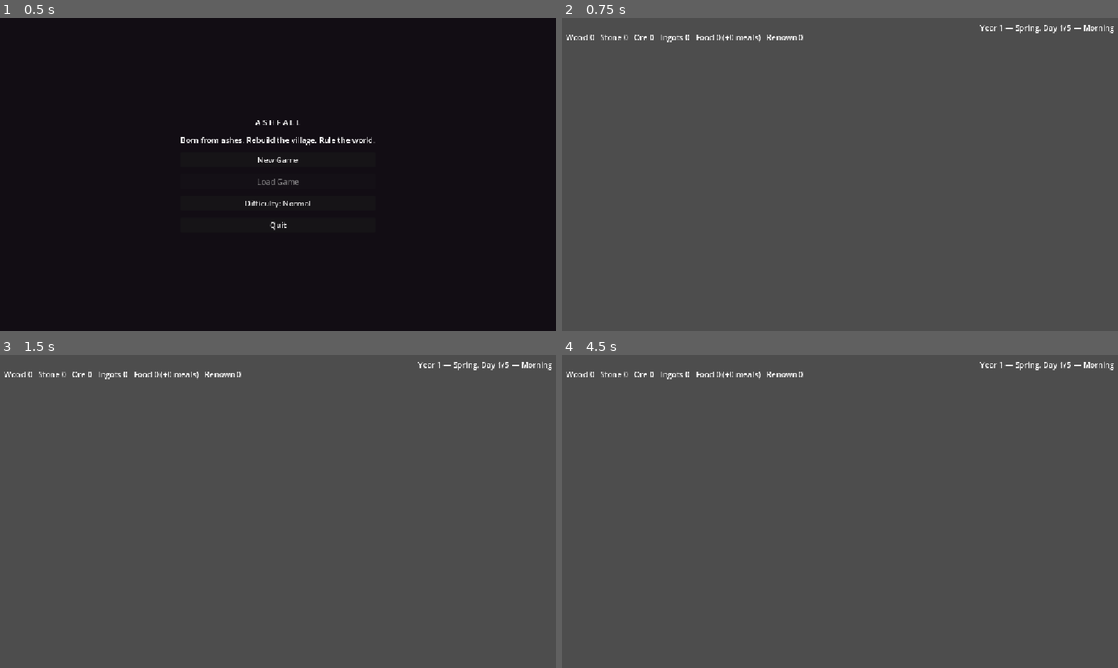
Above: before the commit, frames 1-4 (two rows, left to right).
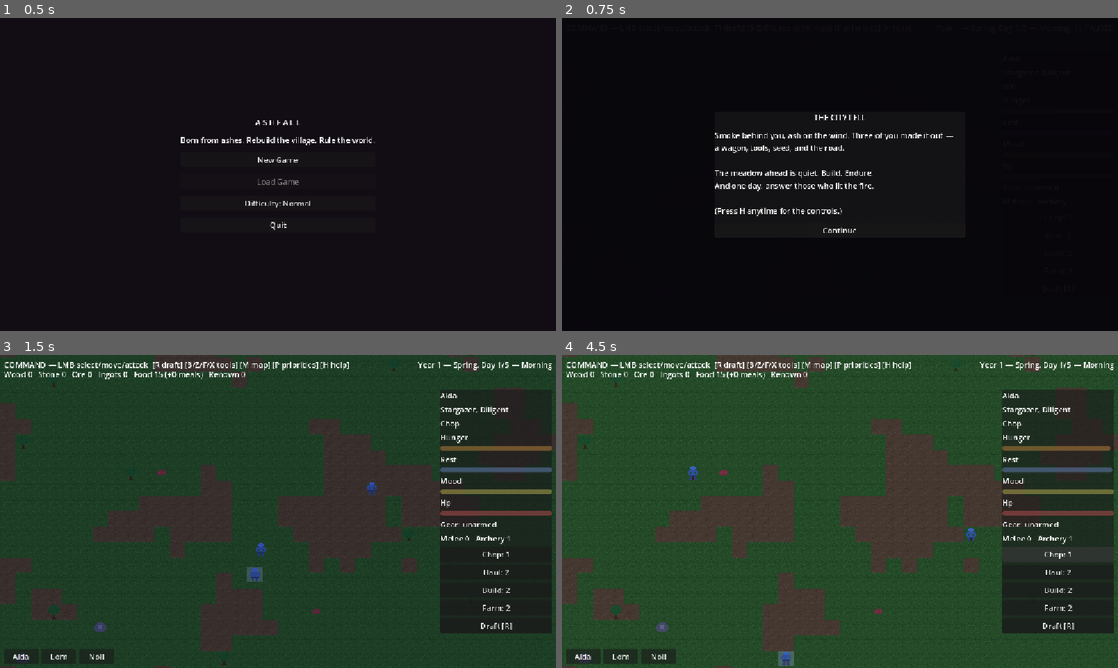
Above: after the commit, the same moments.

Repository: PakkaponBon/gameproject
Game: Godot game, scene res://scenes/main_menu.tscn
Same seed, same stepped clock (60 frames per second), same inputs: the game is played once before the commit and once after it. Sound files missing from this copy of the repository are replaced by a short silence.
Inputs (mouse positions are in pixels of both pictures, inside the frame that each line leads up to):
- Up to frame 1 (0.5 s): no input
- Up to frame 2 (0.75 s): click "New Game" at 0.5 s
- Up to frame 3 (1.5 s): click (278, 567) at 1.25 s, where only the run after the commit has a clickable "Continue"
- Up to frame 4 (4.5 s): click (1056, 555) at 2 s, where only the run after the commit has a clickable "Chop: 1"; click (1056, 555) at 2.75 s, where only the run after the commit has a clickable "Chop: 2"; click (1056, 555) at 3.5 s, where only the run after the commit has a clickable "Chop: 3"; click (1056, 555) at 4.25 s, where only the run after the commit has a clickable "Chop: off"

Frame 1 is identical in both runs. In frame 2, 100% of the frame differs, in the area x 0-100%, y 0-100%; in frame 3, 98%; in frame 4, 98%.
Error before the commit: Parse Error: Cannot infer the type of "pawn" variable because the value doesn't have a set type. (res://scripts/events_director.gd:39)

Commit message:
Fix: explicit Pawn type on refugee spawn (Variant inference)
Co-Authored-By: Claude Fable 5 <noreply@anthropic.com>

Diff:
--- a/scripts/events_director.gd
+++ b/scripts/events_director.gd
@@ -36,7 +36,7 @@
 	var edge := Vector2i(randi() % WorldGrid.MAP_SIZE.x, 0)
 	if WorldGrid.is_wall(edge):
 		edge = WorldGrid.MAP_SIZE / 2
-	var pawn := main.spawner.create_pawn(edge, main.spawner.unused_name(),
+	var pawn: Pawn = main.spawner.create_pawn(edge, main.spawner.unused_name(),
 			{Job.Type.CHOP: 1, Job.Type.HAUL: 1, Job.Type.BUILD: 1, Job.Type.PLANT: 1})
 	var pool := TraitDefs.BACKSTORIES.duplicate()
 	pawn.traits = [pool.pick_random()]
Not shown, added: assets/sfx/death.wav.import
Not shown, added: assets/sfx/hit.wav.import
Not shown, added: assets/sfx/horn.wav.import
Not shown, added: assets/sfx/raid_loop.wav.import
Not shown, added: assets/sfx/spell.wav.import
Not shown, added: assets/sfx/thud.wav.import
Not shown, added: assets/sfx/village_loop.wav.import
